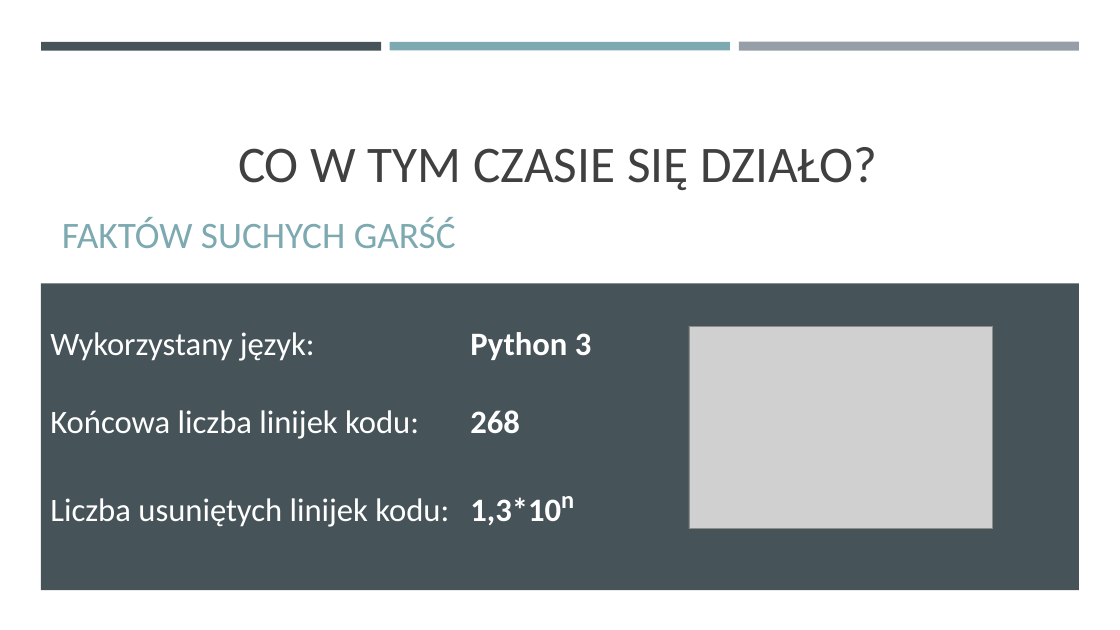
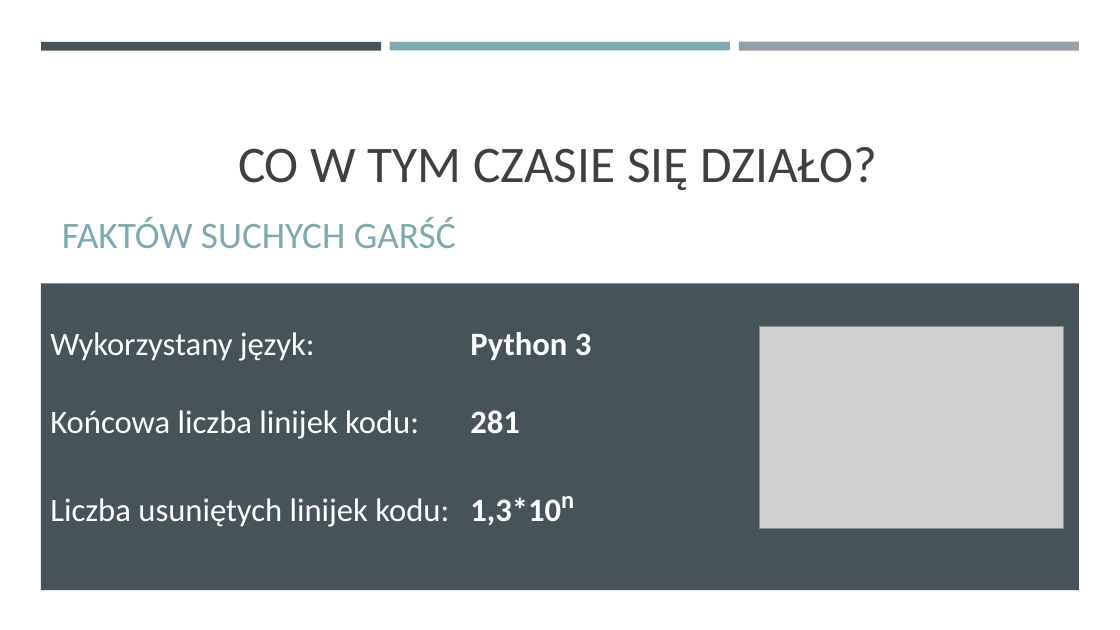
Before and after one commit to prooffek/Codecool-TicTacToe, a slide deck: slide 3 of TicTacToe.pptx. Drawn at 1120x630 pixels with LibreOffice and Linux fonts; fonts in the diff are those of the drawing; grey boxes stand for pictures. Boxes give left, top, right and bottom in pixels: in the first picture for what was removed or moved away, otherwise in the second. Text is boxed around its words. In the diff, an @@ line names an element or a change of style, - is before the commit and + after.

```diff
--- a/TicTacToe.pptx
+++ b/TicTacToe.pptx
@@ picture: place and size @@
-picture at <box>689,326,993,528</box>
+picture at <box>760,326,1064,528</box>
@@ text at <box>50,410,520,439</box>: text changed @@
-Końcowa liczba linijek kodu: 268
+Końcowa liczba linijek kodu: 281
```
Also in this commit, not shown: 1 other file.
